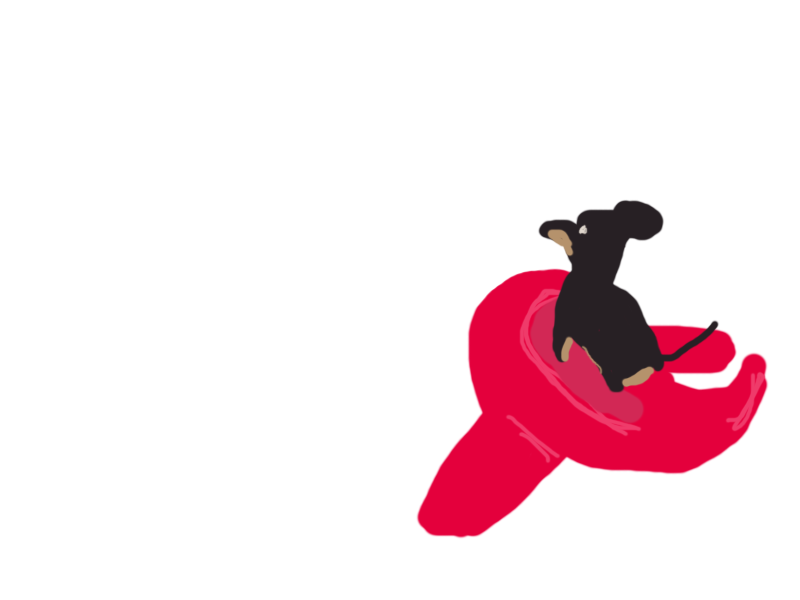
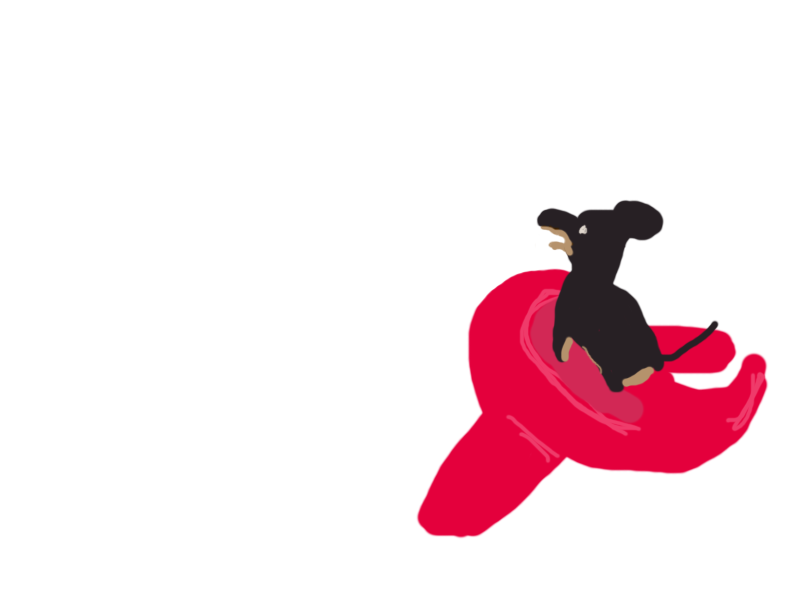
Layers edited between the first and the second 800 x 600 image:
hid group "Frame 1" (2 layers) over (x1=535, y1=207, x2=578, y2=259)
moved "Dog" (1st of 2, in "Frame 1") into group "Frame 1" over (x1=537, y1=207, x2=578, y2=259)
added group "Frame 2" with 2 layers over (x1=535, y1=207, x2=578, y2=259)
added layer "Dog" (2nd of 2, in "Frame 2") in group "Frame 2" over (x1=535, y1=207, x2=578, y2=259)
